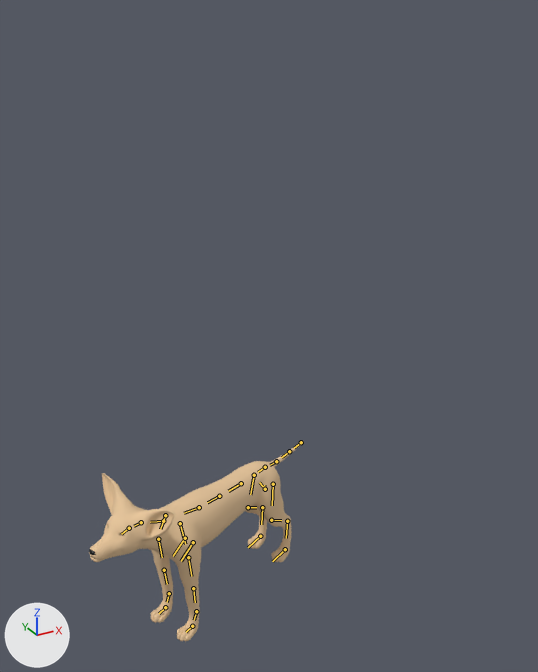
A saved change to the glTF model import/dog.glb.
The view is the same before and after, from a 50 mm lens placed at (-0.931, -1.622, 1.13), pointed at (-0.032, 0.011, 0.313). Arrows for +X, +Y and +Z are at lower left; the lights stay in place. The bones that bend it are drawn over the model as lines.
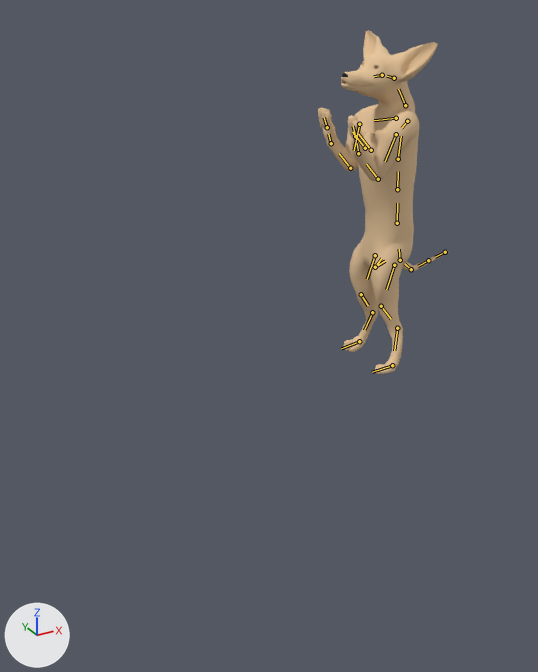
The newer file adds an action. The first version stands in its rest pose; the second is drawn at frame 50 of the action 'bark_loop'.

Pixel boxes (x1, y1, x2, y2) of what changed, in the pictures (538 x 672 px):
'Cylinder.001', posed (39% narrower, 72% taller): before (89, 441, 304, 641); after (318, 30, 449, 374)
bone 'spine.002', root to tip: before (301, 442) to (294, 448); after (445, 252) to (435, 257)
bone 'spine.004', root to tip: before (276, 461) to (270, 465); after (411, 269) to (404, 263)
bone 'spine.005', root to tip: before (265, 467) to (258, 472); after (400, 260) to (399, 249)
bone 'spine.009', root to tip: before (163, 521) to (150, 522); after (405, 105) to (398, 89)
bone 'spine.010', root to tip: before (141, 522) to (134, 526); after (394, 78) to (387, 76)
bone 'shoulder.L', root to tip: before (180, 523) to (185, 544); after (407, 121) to (401, 128)
bone 'front_thigh.L', root to tip: before (188, 557) to (191, 576); after (396, 134) to (385, 161)
bone 'front_shin.L', root to tip: before (193, 588) to (195, 602); after (378, 179) to (366, 164)
bone 'front_foot.L', root to tip: before (196, 611) to (194, 620); after (358, 153) to (357, 143)
bone 'front_foot.L.001', root to tip: before (192, 626) to (186, 632); after (355, 136) to (353, 126)
bone 'shoulder.R', root to tip: before (165, 515) to (160, 529); after (396, 118) to (374, 120)
bone 'front_thigh.R', root to tip: before (158, 539) to (162, 557); after (359, 124) to (354, 150)
bone 'front_shin.R', root to tip: before (164, 570) to (167, 584); after (350, 168) to (339, 153)
bone 'front_foot.R', root to tip: before (169, 593) to (167, 602); after (331, 143) to (328, 134)
bone 'front_foot.R.001', root to tip: before (165, 607) to (159, 613); after (327, 127) to (324, 117)
bone 'thigh.L', root to tip: before (273, 484) to (272, 505); after (394, 265) to (386, 289)
bone 'shin.L', root to tip: before (271, 520) to (281, 520); after (381, 306) to (391, 319)
bone 'foot.L', root to tip: before (287, 521) to (286, 538); after (397, 328) to (394, 350)
bone 'foot.L.001', root to tip: before (285, 549) to (272, 561); after (392, 365) to (372, 372)
bone 'thigh.R', root to tip: before (254, 475) to (250, 494); after (375, 255) to (367, 279)
bone 'shin.R', root to tip: before (248, 507) to (256, 507); after (361, 294) to (368, 305)
bone 'foot.R', root to tip: before (262, 507) to (261, 524); after (372, 312) to (364, 330)
bone 'foot.R.001', root to tip: before (260, 536) to (248, 547); after (359, 341) to (341, 348)

The edits, one by one:
Bone 'spine.002' (bone_spine_002) moves from (0.0, 0.0, 0.0) to (0.1836, -0.1925, -0.3735).
Bone 'spine.002' (bone_spine_002) turns from (0, 0, 0) to (12, 6, 23) degrees about its own x, y and z.
Bone 'spine.004' (bone_spine_004) turns from (0, 0, 0) to (-45, -6, 1) degrees about its own x, y and z.
Bone 'spine.005' (bone_spine_005) turns from (0, 0, 0) to (-48, -1, 4) degrees about its own x, y and z.
Bone 'spine.009' (bone_spine_009) turns from (0, 0, 0) to (52, 6, -1) degrees about its own x, y and z.
Bone 'spine.010' (bone_spine_010) turns from (0, 0, 0) to (27, 1, -3) degrees about its own x, y and z.
Bone 'shoulder.L' (bone_shoulder_l) turns from (0, 0, 0) to (8, 24, -19) degrees about its own x, y and z.
Bone 'front_thigh.L' (bone_front_thigh_l) turns from (0, 0, 0) to (40, -25, 25) degrees about its own x, y and z.
Bone 'front_shin.L' (bone_front_shin_l) turns from (0, 0, 0) to (-116, 27, 13) degrees about its own x, y and z.
Bone 'front_foot.L' (bone_front_foot_l) turns from (0, 0, 0) to (3, 3, 8) degrees about its own x, y and z.
Bone 'front_foot.L.001' (bone_front_foot_l_001) turns from (0, 0, 0) to (-66, 3, -10) degrees about its own x, y and z.
Bone 'shoulder.R' (bone_shoulder_r) turns from (0, 0, 0) to (8, -24, 19) degrees about its own x, y and z.
Bone 'front_thigh.R' (bone_front_thigh_r) turns from (0, 0, 0) to (40, 25, -25) degrees about its own x, y and z.
Bone 'front_shin.R' (bone_front_shin_r) turns from (0, 0, 0) to (-116, -27, -13) degrees about its own x, y and z.
Bone 'front_foot.R' (bone_front_foot_r) turns from (0, 0, 0) to (3, -3, -8) degrees about its own x, y and z.
Bone 'front_foot.R.001' (bone_front_foot_r_001) turns from (0, 0, 0) to (-66, -3, 10) degrees about its own x, y and z.
Bone 'thigh.L' (bone_thigh_l) turns from (0, 0, 0) to (73, -3, -12) degrees about its own x, y and z.
Bone 'shin.L' (bone_shin_l) turns from (0, 0, 0) to (-15, -3, -22) degrees about its own x, y and z.
Bone 'foot.L' (bone_foot_l) turns from (0, 0, 0) to (19, 28, 1) degrees about its own x, y and z.
Bone 'foot.L.001' (bone_foot_l_001) turns from (0, 0, 0) to (-11, -8, 19) degrees about its own x, y and z.
Bone 'thigh.R' (bone_thigh_r) moves from (0.0, 0.0, 0.0) to (-0.0098, 0.0052, 0.0).
Bone 'thigh.R' (bone_thigh_r) turns from (0, 0, 0) to (73, 3, 12) degrees about its own x, y and z.
Bone 'shin.R' (bone_shin_r) turns from (0, 0, 0) to (-15, 3, 22) degrees about its own x, y and z.
Bone 'foot.R' (bone_foot_r) turns from (0, 0, 0) to (19, -28, -1) degrees about its own x, y and z.
Bone 'foot.R.001' (bone_foot_r_001) turns from (0, 0, 0) to (-11, 8, -19) degrees about its own x, y and z.
